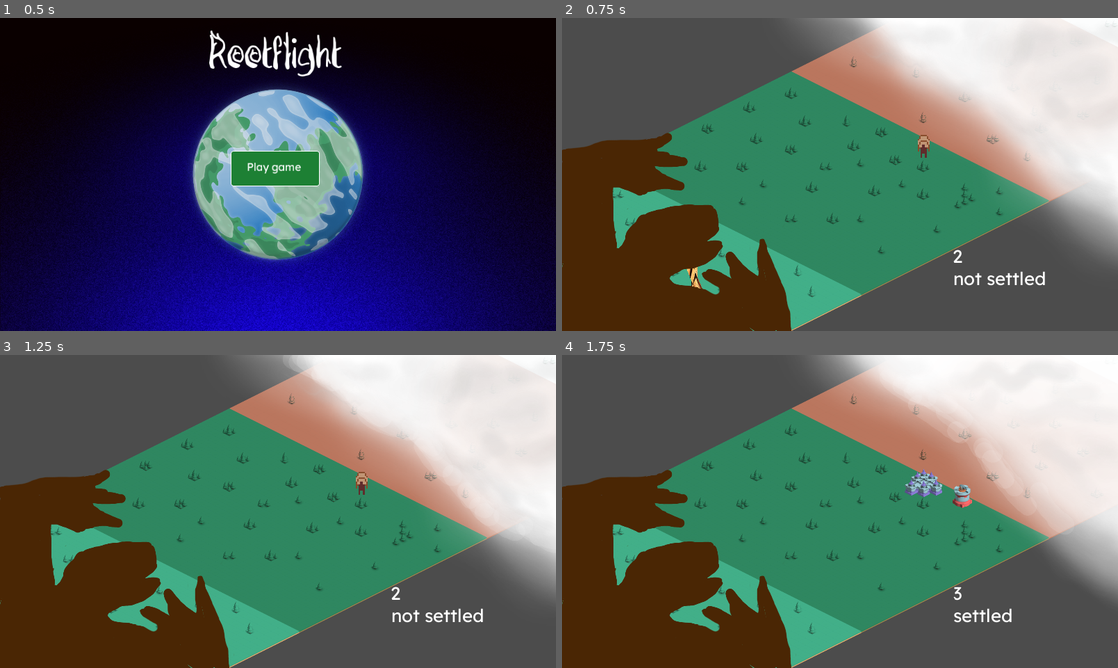
Above: before the commit, frames 1-4 (two rows, left to right).
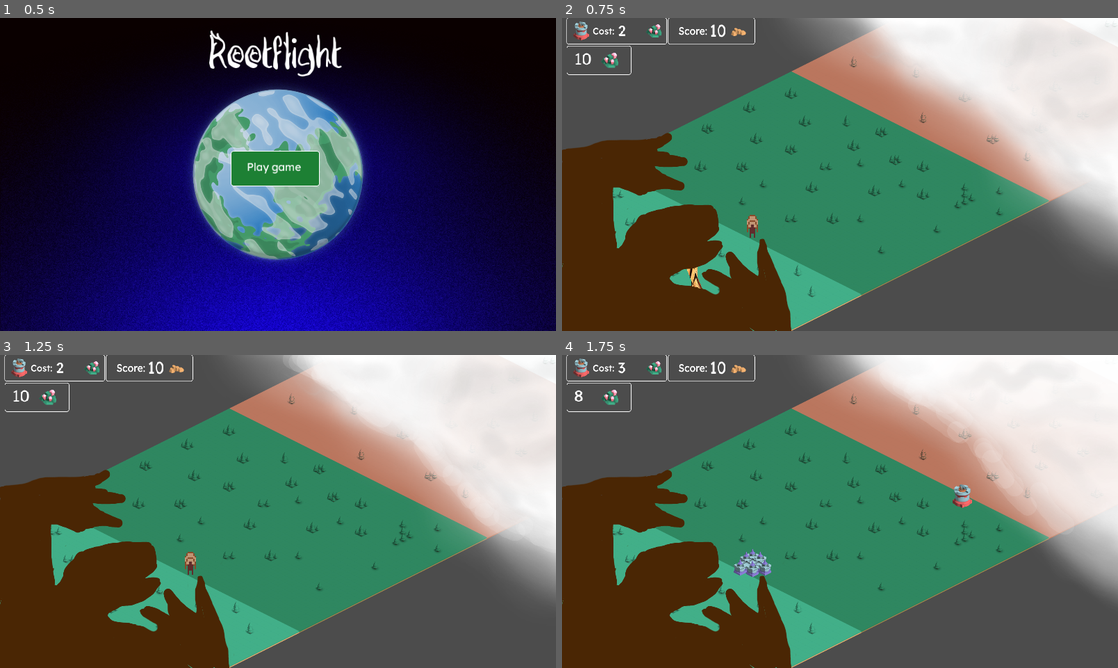
Above: after the commit, the same moments.

Repository: rayosdev/Doorigin
Game: Godot game, scene res://scenes/StartScreen.tscn
Same seed, same stepped clock (60 frames per second), same inputs: the game is played once before the commit and once after it.
Inputs (mouse positions are in pixels of both pictures, inside the frame that each line leads up to):
- Up to frame 1 (0.5 s): no input
- Up to frame 2 (0.75 s): click "Play game" at 0.5 s
- Up to frame 3 (1.25 s): no input
- Up to frame 4 (1.75 s): move the mouse to (962, 495) at 1.27 s; hold D (move_right) from 1.28 s (still down); tap F (settle_base) at 1.35 s; click (962, 495) at 1.42 s

Frame 1 is identical in both runs. In frame 2, 1.3% of the frame differs, in the area x 0-87%, y 0-86%; in frame 3, 1.3%; in frame 4, 1.7%, in the area x 0-81%, y 0-86%.

Commit message:
final polish for release

Diff:
--- a/EndScreen.tscn
+++ /dev/null
@@ -1,147 +0,0 @@
-[gd_scene load_steps=9 format=2]
-
-[ext_resource path="res://assets/fonts/Mystic Root Regular.ttf" type="DynamicFontData" id=1]
-[ext_resource path="res://assets/fonts/Lexend-VariableFont_wght.ttf" type="DynamicFontData" id=2]
-[ext_resource path="res://assets/UI/Planet.png" type="Texture" id=3]
-[ext_resource path="res://assets/UI/MainButton.png" type="Texture" id=4]
-[ext_resource path="res://assets/UI/SplashBackground.png" type="Texture" id=5]
-[ext_resource path="res://script/StartScreen.gd" type="Script" id=6]
-
-[sub_resource type="DynamicFont" id=1]
-size = 140
-use_filter = true
-font_data = ExtResource( 1 )
-
-[sub_resource type="DynamicFont" id=2]
-size = 40
-use_filter = true
-font_data = ExtResource( 2 )
-
-[node name="EndScreen" type="Control"]
-anchor_right = 1.0
-anchor_bottom = 1.0
-rect_scale = Vector2( 1.00235, 1 )
-script = ExtResource( 6 )
-
-[node name="Background" type="TextureRect" parent="."]
-self_modulate = Color( 0.25098, 0.243137, 0.882353, 1 )
-anchor_right = 1.0
-anchor_bottom = 1.0
-texture = ExtResource( 5 )
-__meta__ = {
-"_edit_lock_": true
-}
-
-[node name="Planet" type="TextureRect" parent="Background"]
-anchor_left = 0.5
-anchor_top = 0.5
-anchor_right = 0.5
-anchor_bottom = 0.5
-margin_left = -352.0
-margin_top = -367.0
-margin_right = 352.0
-margin_bottom = 367.0
-texture = ExtResource( 3 )
-
-[node name="VBoxContainer" type="VBoxContainer" parent="."]
-anchor_left = 0.5
-anchor_top = 0.5
-anchor_right = 0.5
-anchor_bottom = 0.5
-margin_left = -240.0
-margin_top = -510.0
-margin_right = 240.0
-margin_bottom = 510.0
-rect_scale = Vector2( 0.960219, 1 )
-
-[node name="HeadText" type="Label" parent="VBoxContainer"]
-margin_right = 480.0
-margin_bottom = 196.0
-custom_fonts/font = SubResource( 1 )
-text = "Rootflight"
-align = 1
-valign = 1
-
-[node name="HSeparator" type="HSeparator" parent="VBoxContainer"]
-modulate = Color( 1, 1, 1, 0 )
-margin_top = 200.0
-margin_right = 480.0
-margin_bottom = 300.0
-rect_min_size = Vector2( 0, 100 )
-
-[node name="HBoxContainer" type="HBoxContainer" parent="VBoxContainer"]
-margin_top = 304.0
-margin_right = 480.0
-margin_bottom = 675.0
-alignment = 1
-
-[node name="VBoxContainer" type="VBoxContainer" parent="VBoxContainer/HBoxContainer"]
-margin_left = 80.0
-margin_right = 400.0
-margin_bottom = 371.0
-alignment = 1
-
-[node name="YourScore" type="TextureButton" parent="VBoxContainer/HBoxContainer/VBoxContainer"]
-margin_right = 320.0
-margin_bottom = 121.0
-rect_min_size = Vector2( 316, 117 )
-texture_normal = ExtResource( 4 )
-
-[node name="Label" type="Label" parent="VBoxContainer/HBoxContainer/VBoxContainer/YourScore"]
-anchor_left = 0.5
-anchor_top = 0.5
-anchor_right = 0.5
-anchor_bottom = 0.5
-margin_left = -102.5
-margin_top = -33.0
-margin_right = 102.5
-margin_bottom = 70.0
-custom_fonts/font = SubResource( 2 )
-text = "Your Score:
-"
-valign = 1
-
-[node name="PlayAgain" type="TextureButton" parent="VBoxContainer/HBoxContainer/VBoxContainer"]
-margin_top = 125.0
-margin_right = 320.0
-margin_bottom = 246.0
-rect_min_size = Vector2( 316, 117 )
-texture_normal = ExtResource( 4 )
-
-[node name="Label" type="Label" parent="VBoxContainer/HBoxContainer/VBoxContainer/PlayAgain"]
-anchor_left = 0.5
-anchor_top = 0.5
-anchor_right = 0.5
-anchor_bottom = 0.5
-margin_left = -102.5
-margin_top = -33.0
-margin_right = 102.5
-margin_bottom = 70.0
-custom_fonts/font = SubResource( 2 )
-text = "Play again
-"
-valign = 1
-
-[node name="ExitGame" type="TextureButton" parent="VBoxContainer/HBoxContainer/VBoxContainer"]
-margin_top = 250.0
-margin_right = 320.0
-margin_bottom = 371.0
-rect_min_size = Vector2( 316, 117 )
-texture_normal = ExtResource( 4 )
-
-[node name="Label" type="Label" parent="VBoxContainer/HBoxContainer/VBoxContainer/ExitGame"]
-anchor_left = 0.5
-anchor_top = 0.5
-anchor_right = 0.5
-anchor_bottom = 0.5
-margin_left = -102.5
-margin_top = -70.0
-margin_right = 102.5
-margin_bottom = 70.0
-custom_fonts/font = SubResource( 2 )
-text = "Exit game"
-valign = 1
-
-[connection signal="pressed" from="VBoxContainer/HBoxContainer/VBoxContainer/YourScore" to="." method="_on_TextureButton_pressed"]
-[connection signal="pressed" from="VBoxContainer/HBoxContainer/VBoxContainer/PlayAgain" to="." method="_on_TextureButton_pressed"]
-[connection signal="pressed" from="VBoxContainer/HBoxContainer/VBoxContainer/ExitGame" to="." method="_on_TextureButton_pressed"]
--- a/Main.tscn
+++ b/Main.tscn
@@ -13,9 +13,18 @@
 
 [node name="Camera2D" parent="." instance=ExtResource( 2 )]
 
-[node name="GameUI" parent="Camera2D" instance=ExtResource( 5 )]
+[node name="Control" type="Control" parent="Camera2D"]
+margin_right = 40.0
+margin_bottom = 40.0
+
+[node name="GameUI" parent="Camera2D/Control" instance=ExtResource( 5 )]
+margin_left = -954.0
+margin_top = -544.0
+margin_right = -914.0
+margin_bottom = -504.0
 
 [node name="Map" parent="." instance=ExtResource( 1 )]
+z_index = -88
 
 [node name="Navigation2D" type="Navigation2D" parent="."]
 
@@ -23,8 +32,10 @@
 script = ExtResource( 6 )
 
 [node name="Player" parent="." instance=ExtResource( 3 )]
+position = Vector2( -302, 178 )
 
 [node name="Monster" parent="." instance=ExtResource( 8 )]
+z_index = -51
 
 [node name="RemoteTransform2D" type="RemoteTransform2D" parent="Monster"]
 remote_path = NodePath("../../Camera2D")
--- a/scenes/EndScreen.tscn
+++ b/scenes/EndScreen.tscn
@@ -1,34 +1,34 @@
-[gd_scene load_steps=10 format=2]
+[gd_scene load_steps=9 format=2]
 
-[ext_resource path="res://assets/fonts/Mystic Root Regular.ttf" type="DynamicFontData" id=1]
-[ext_resource path="res://assets/fonts/Lexend-VariableFont_wght.ttf" type="DynamicFontData" id=2]
-[ext_resource path="res://assets/UI/Planet.png" type="Texture" id=3]
-[ext_resource path="res://assets/UI/MainButton.png" type="Texture" id=4]
-[ext_resource path="res://assets/UI/SplashBackground.png" type="Texture" id=5]
-[ext_resource path="res://script/StartScreen.gd" type="Script" id=6]
-[ext_resource path="res://assets/music/BuildingMusic.mp3" type="AudioStream" id=7]
+[ext_resource path="res://assets/UI/SplashBackground.png" type="Texture" id=1]
+[ext_resource path="res://assets/UI/Planet.png" type="Texture" id=2]
+[ext_resource path="res://assets/UI/MainButton.png" type="Texture" id=3]
+[ext_resource path="res://assets/fonts/Mystic Root Regular.ttf" type="DynamicFontData" id=4]
+[ext_resource path="res://assets/fonts/Lexend-VariableFont_wght.ttf" type="DynamicFontData" id=5]
+[ext_resource path="res://script/EndScreen.gd" type="Script" id=6]
 
 [sub_resource type="DynamicFont" id=1]
 size = 140
 use_filter = true
-font_data = ExtResource( 1 )
+font_data = ExtResource( 4 )
 
 [sub_resource type="DynamicFont" id=2]
 size = 40
 use_filter = true
-font_data = ExtResource( 2 )
+font_data = ExtResource( 5 )
 
 [node name="EndScreen" type="Control"]
 anchor_right = 1.0
 anchor_bottom = 1.0
 rect_scale = Vector2( 1.00235, 1 )
 script = ExtResource( 6 )
+score_label_node = NodePath("VBoxContainer/HBoxContainer/VBoxContainer/YourScore/ScoreLabel")
 
 [node name="Background" type="TextureRect" parent="."]
 self_modulate = Color( 0.25098, 0.243137, 0.882353, 1 )
 anchor_right = 1.0
 anchor_bottom = 1.0
-texture = ExtResource( 5 )
+texture = ExtResource( 1 )
 __meta__ = {
 "_edit_lock_": true
 }
@@ -86,20 +86,19 @@
 margin_right = 320.0
 margin_bottom = 121.0
 rect_min_size = Vector2( 316, 117 )
-texture_normal = ExtResource( 4 )
+texture_normal = ExtResource( 3 )
 
-[node name="Label" type="Label" parent="VBoxContainer/HBoxContainer/VBoxContainer/YourScore"]
+[node name="ScoreLabel" type="Label" parent="VBoxContainer/HBoxContainer/VBoxContainer/YourScore"]
 anchor_left = 0.5
 anchor_top = 0.5
 anchor_right = 0.5
 anchor_bottom = 0.5
-margin_left = -102.5
-margin_top = -33.0
-margin_right = 102.5
-margin_bottom = 70.0
+margin_left = -147.21
+margin_top = -54.5
+margin_right = 169.79
+margin_bottom = 68.5
 custom_fonts/font = SubResource( 2 )
-text = "Your Score:
-"
+text = "score"
 valign = 1
 
 [node name="PlayAgain" type="TextureButton" parent="VBoxContainer/HBoxContainer/VBoxContainer"]
@@ -143,9 +142,6 @@
 text = "Exit game"
 valign = 1
 
-[node name="AudioStreamPlayer" type="AudioStreamPlayer" parent="."]
-stream = ExtResource( 7 )
-autoplay = true
-
-[connection signal="pressed" from="VBoxContainer/HBoxContainer/VBoxContainer/PlayAgain" to="." method="_on_TextureButton_pressed"]
-[connection signal="pressed" from="VBoxContainer/HBoxContainer/VBoxContainer/ExitGame" to="." method="_exit_game"]
+[connection signal="pressed" from="VBoxContainer/HBoxContainer/VBoxContainer/YourScore" to="." method="_on_TextureButton_pressed"]
+[connection signal="pressed" from="VBoxContainer/HBoxContainer/VBoxContainer/PlayAgain" to="." method="_on_PlayAgain_pressed"]
+[connection signal="pressed" from="VBoxContainer/HBoxContainer/VBoxContainer/ExitGame" to="." method="_on_ExitGame_pressed"]
--- a/scenes/GameUI.tscn
+++ b/scenes/GameUI.tscn
@@ -1,42 +1,77 @@
-[gd_scene load_steps=5 format=2]
+[gd_scene load_steps=8 format=2]
 
 [ext_resource path="res://script/UI_Canvas.gd" type="Script" id=1]
 [ext_resource path="res://assets/fonts/Lexend-VariableFont_wght.ttf" type="DynamicFontData" id=2]
+[ext_resource path="res://assets/UI/ScoreBox.png" type="Texture" id=3]
+[ext_resource path="res://assets/ui/mineralDisplayBox.png" type="Texture" id=4]
+[ext_resource path="res://assets/UI/towerSelectBox.png" type="Texture" id=5]
+
+[sub_resource type="DynamicFont" id=2]
+size = 64
+font_data = ExtResource( 2 )
 
 [sub_resource type="DynamicFont" id=1]
 size = 64
 font_data = ExtResource( 2 )
 
-[sub_resource type="DynamicFont" id=2]
-size = 64
-font_data = ExtResource( 2 )
+[node name="GameUI" type="Control"]
+margin_left = -2.0
+margin_top = 3.0
+margin_right = 38.0
+margin_bottom = 43.0
+rect_scale = Vector2( 0.857468, 0.928319 )
+script = ExtResource( 1 )
+resources_label_node = NodePath("VBoxContainer/HBoxContainer/MineralDisplayBox/ResourcesText")
+price_of_tower_label_node = NodePath("VBoxContainer/HBoxContainer/TowerSelectBoxWithCost/PriceOfTowerText")
+score_label_node = NodePath("VBoxContainer/HBoxContainer/ScoreDisplayBox/ScoreText")
 
-[node name="GameUI" type="Control"]
-margin_right = 40.0
-margin_bottom = 40.0
-script = ExtResource( 1 )
+[node name="VBoxContainer" type="VBoxContainer" parent="."]
+anchor_top = 0.5
+anchor_bottom = 0.5
+margin_top = -20.0
+margin_right = 1920.0
+margin_bottom = 1060.0
+rect_min_size = Vector2( 1920, 1080 )
 
-[node name="ResourcesText" type="Label" parent="."]
-margin_left = 382.0
-margin_top = 171.0
-margin_right = 477.0
-margin_bottom = 196.0
-rect_min_size = Vector2( 400, 400 )
+[node name="HBoxContainer" type="HBoxContainer" parent="VBoxContainer"]
+margin_right = 1920.0
+
+[node name="TowerSelectBoxWithCost" type="Sprite" parent="VBoxContainer/HBoxContainer"]
+position = Vector2( 205.219, 82.0568 )
+scale = Vector2( 0.903107, 0.862773 )
+texture = ExtResource( 5 )
+
+[node name="PriceOfTowerText" type="Label" parent="VBoxContainer/HBoxContainer/TowerSelectBoxWithCost"]
+margin_left = 14.9195
+margin_top = -74.7279
+margin_right = 49.9195
+margin_bottom = 5.27207
+custom_fonts/font = SubResource( 2 )
+text = "2"
+
+[node name="MineralDisplayBox" type="Sprite" parent="VBoxContainer/HBoxContainer"]
+position = Vector2( 141.995, 161.183 )
+texture = ExtResource( 4 )
+
+[node name="ResourcesText" type="Label" parent="VBoxContainer/HBoxContainer/MineralDisplayBox"]
+margin_left = -100.0
+margin_top = -45.0
+margin_right = -29.0
+margin_bottom = 35.0
+rect_min_size = Vector2( 50, 50 )
 custom_fonts/font = SubResource( 1 )
 text = "10"
 
-[node name="PriceOfTowerText" type="Label" parent="."]
-margin_left = 390.0
-margin_top = 243.0
-margin_right = 503.0
-margin_bottom = 283.0
-custom_fonts/font = SubResource( 2 )
-text = "2"
+[node name="ScoreDisplayBox" type="Sprite" parent="VBoxContainer/HBoxContainer"]
+position = Vector2( 594.926, 52.7508 )
+scale = Vector2( 0.965611, 1.00711 )
+texture = ExtResource( 3 )
 
-[node name="SettledText" type="Label" parent="."]
-margin_left = 392.0
-margin_top = 318.0
-margin_right = 505.0
-margin_bottom = 398.0
-custom_fonts/font = SubResource( 2 )
-text = "Not settled"
+[node name="ScoreText" type="Label" parent="VBoxContainer/HBoxContainer/ScoreDisplayBox"]
+margin_left = -7.51355
+margin_top = -41.7451
+margin_right = 63.4865
+margin_bottom = 38.2549
+rect_min_size = Vector2( 50, 50 )
+custom_fonts/font = SubResource( 1 )
+text = "10"
--- a/scenes/Tutorial2.tscn
+++ b/scenes/Tutorial2.tscn
@@ -32,24 +32,23 @@
 alignment = 1
 
 [node name="Label" type="Label" parent="VBoxContainer"]
-margin_top = 263.0
+margin_top = 290.0
 margin_right = 1407.0
-margin_bottom = 631.0
+margin_bottom = 605.0
 custom_fonts/font = SubResource( 1 )
 text = "
 
 The world is small. If you run far enough you will loop around it.
 The towers you built long ago will be there waiting for you.
 Eventually, you will overcome.
-
 "
 align = 1
 valign = 1
 
 [node name="HBoxContainer" type="HBoxContainer" parent="VBoxContainer"]
-margin_top = 635.0
+margin_top = 609.0
 margin_right = 1407.0
-margin_bottom = 756.0
+margin_bottom = 730.0
 alignment = 1
 
 [node name="PlayGameButton" type="TextureButton" parent="VBoxContainer/HBoxContainer"]
--- /dev/null
+++ b/script/EndScreen.gd
@@ -0,0 +1,18 @@
+extends Control
+
+
+export(NodePath) var score_label_node
+var score_label
+
+func _ready():
+	print("Loading UI!")
+	score_label = get_node(score_label_node)
+	#var end_score = get_tree().get_root().get_meta("score")
+	print("end score meta : " + " store score : " + str(Store.score))
+	score_label.text = "Your Score :" + str(Store.score)
+
+func _on_PlayAgain_pressed():
+	get_tree().change_scene("res://Main.tscn")
+
+func _on_ExitGame_pressed():
+	get_tree().quit()
--- a/script/Player.gd
+++ b/script/Player.gd
@@ -7,9 +7,25 @@
 var move_direction = Vector2.ZERO
 
 var sprite
+var score_timer
 
 func _ready():
 	set_target_location(position)
+	# make a timer
+	score_timer = Timer.new()
+	# callback
+	score_timer.connect("timeout", self, "_on_score_timer_increment")
+	score_timer.wait_time = 3
+	score_timer.one_shot = false
+	add_child(score_timer)
+	score_timer.start()
+
+func _on_score_timer_increment():
+	Store.add_resources(1)
+	print("Added one resource by timer!")
+	#add_score(1)
+
+
 
 func _process(_delta):
 	if Input.is_action_just_pressed("settle_base"):
@@ -47,5 +63,6 @@
 
 func _on_HurtBox_area_entered(area:Area2D):
 # warning-ignore:return_value_discarded
+	get_tree().get_root().set_meta("score", Store.score)
 	get_tree().change_scene("res://scenes/EndScreen.tscn")
 	print_debug("Player dead")
--- a/script/RootFollower.gd
+++ b/script/RootFollower.gd
@@ -25,7 +25,7 @@
 		tween.tween_property(b, "global_scale", Vector2(target_distance_mod,target_distance_mod), 0.1)
 
 	# Move the last bone to target
-# warning-ignore:return_value_discarded
+	# warning-ignore:return_value_discarded
 	tween.tween_property(bones[-1], "global_position", target, 0.1)
 
 	# root bone rotation
--- a/script/Store.gd
+++ b/script/Store.gd
@@ -10,14 +10,26 @@
 func toggle_is_settled():
 	set_is_settled(!is_settled)
 
+onready var score:int = 10 setget set_new_score, get_score
+signal on_score_change
+func get_score(): return score
+func set_new_score(new_score):
+	emit_signal("on_score_change", new_score)
+	score = new_score
+func add_score(amount):
+	set_new_score(get_score() + amount)
+
 onready var resources:int = 10 setget set_new_resource, get_resources
 signal on_resources_change
 func get_resources(): return resources
 func set_new_resource(new_resource):
 	emit_signal("on_resources_change", new_resource)
 	resources = new_resource
+
 func add_resources(amount):
-	resources += amount
+	#resources += amount
+	set_new_resource(get_resources() + amount)
+	add_score(amount)
 
 
 var towers_placed:int = 0
--- a/script/UI_Canvas.gd
+++ b/script/UI_Canvas.gd
@@ -2,22 +2,31 @@
 
 var resources:Label
 var price_of_tower:Label
-var settled:Label
+var score_label:Label
+#var settled:Label
+
+export(NodePath) var resources_label_node
+export(NodePath) var price_of_tower_label_node
+export(NodePath) var score_label_node
 
 func _ready():
-	resources = get_node(NodePath("ResourcesText"))
-	price_of_tower = get_node(NodePath("PriceOfTowerText"))
-	settled = get_node(NodePath("SettledText"))
+	print("Loading UI!")
+	resources = get_node(resources_label_node)
+	price_of_tower = get_node(price_of_tower_label_node)
+	score_label = get_node(score_label_node)
+	#settled = get_node(NodePath("SettledText"))
 	on_resources_change(Store.resources)
 	on_price_of_tower_change(Store.price_of_tower)
-	on_is_settled_change(Store.is_settled)
+	#on_is_settled_change(Store.is_settled)
 # warning-ignore:return_value_discarded
 	Store.connect("on_resources_change", self, "on_resources_change")
 # warning-ignore:return_value_discarded
 	Store.connect("on_price_of_tower_change", self, "on_price_of_tower_change")
+
+	Store.connect("on_score_change", self, "on_score_change")
 # warning-ignore:return_value_discarded
-	Store.connect("on_is_settled_change", self, "on_is_settled_change")
-	pass
+	#Store.connect("on_is_settled_change", self, "on_is_settled_change")
+	#pass
 
 
 func on_resources_change(resource):
@@ -26,8 +35,5 @@
 func on_price_of_tower_change(price):
 	price_of_tower.text = str(price)
 
-func on_is_settled_change(is_settled):
-	if is_settled:
-		settled.text = "settled"
-	else:
-		settled.text = "not settled"
+func on_score_change(score):
+	score_label.text = str(score)
Binary file added: assets/UI/ScoreBox.png
Not shown, added: assets/UI/ScoreBox.png.import
Binary file changed: assets/UI/towerSelectBox.png
Not shown, added: assets/graphics/tiles/kenny-tiles/test.pxo.import
Not shown: 3 places in scenes/EndScreen.tscn that only renumber resources
Not shown, added: assets/graphics/tiles/kenny-tiles/test.pxo
